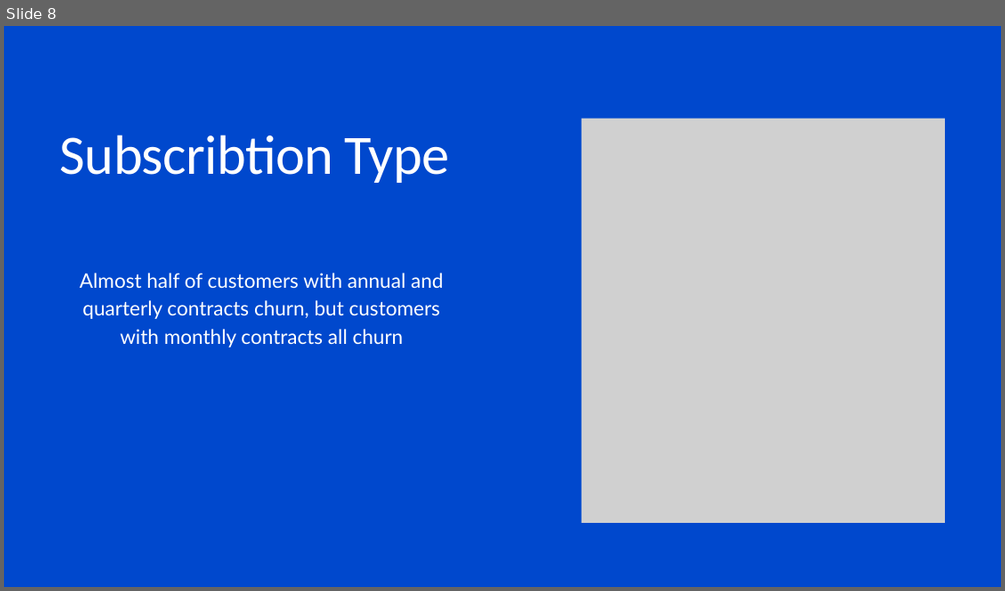
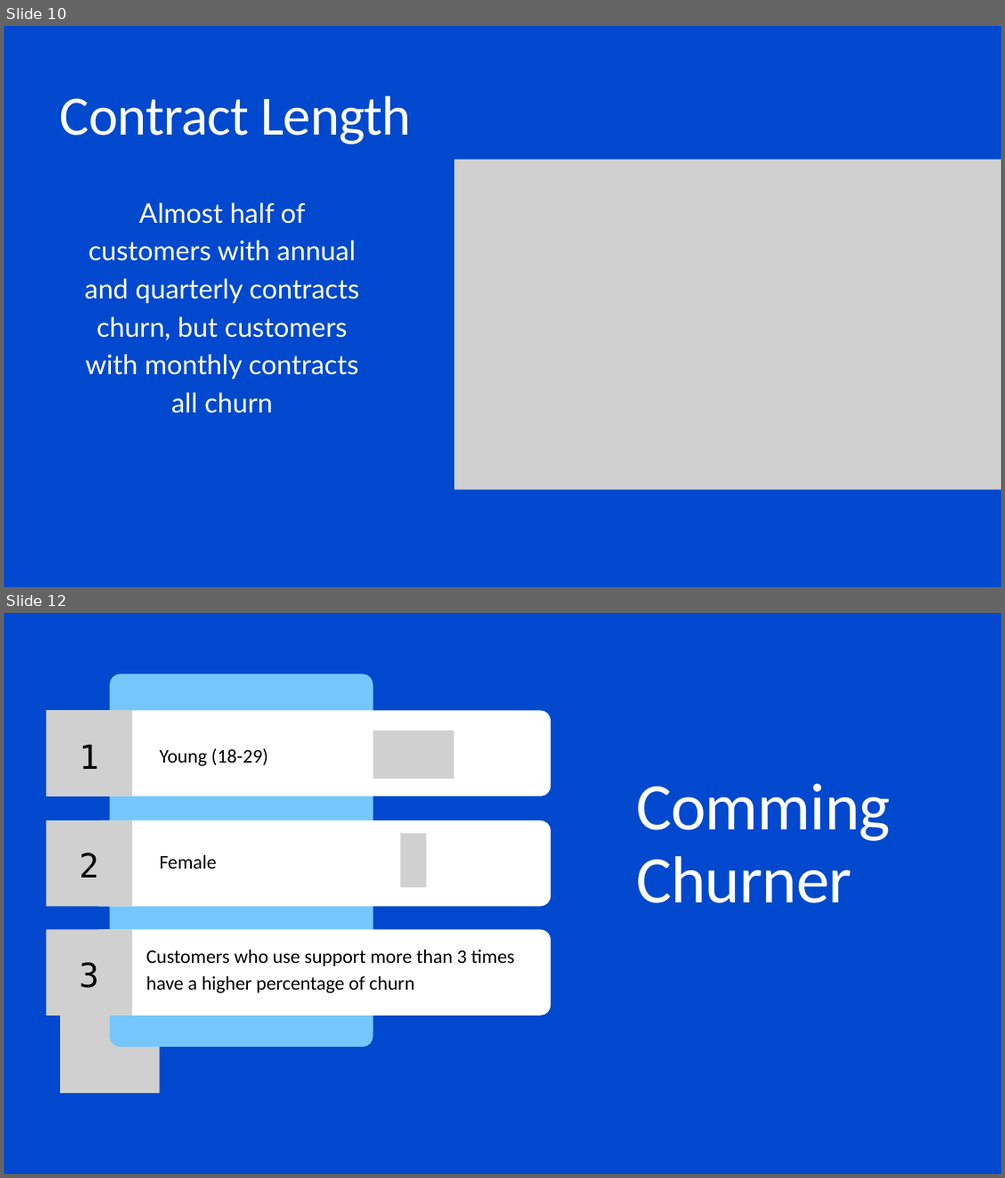
Before and after one commit to Mostafadars/Data-Analysis-DEPI, a slide deck: Customer Churn/Customer Churn Presentation.pptx. Shown one above the other, each under a label of ours: slide 8 before the commit, slides 10 and 12 after it; the slides between them are not shown. The pictures are 1005x591 and 1005x1178 pixels, drawn with LibreOffice and Linux fonts; fonts in the diff are those of the drawing; grey boxes stand for pictures. Boxes give left, top, right and bottom in pixels: in the first picture for what was removed or moved away, otherwise in the second. Text is boxed around its words. In the diff, an @@ line names an element or a change of style, - is before the commit and + after.

```diff
--- a/Customer Churn/Customer Churn Presentation.pptx
+++ b/Customer Churn/Customer Churn Presentation.pptx
@@ slide 12 added at [4,613,1001,1174], background #0048CD @@
@@ freeform shape added at [110,674,372,1046], fill #75C7FB @@
@@ picture added at [46,710,132,796] @@
@@ freeform shape added at [89,710,550,796], fill #FFFFFF @@
@@ text added at [79,744,98,769], 48 pt, text #000000 @@
+1
@@ picture added at [372,730,453,778] @@
@@ text added at [160,748,268,766], 28 pt, text #000000 @@
+Young (18-29)
@@ text added at [636,783,890,903], 96 pt, text #FFFFFF @@
+Comming Churner
@@ picture added at [46,820,132,907] @@
@@ freeform shape added at [89,820,550,906], fill #FFFFFF @@
@@ text added at [79,852,98,877], 48 pt, text #000000 @@
+2
@@ picture added at [400,834,426,888] @@
@@ text added at [160,855,217,868], 28 pt, text #000000 @@
+Female
@@ picture added at [46,929,132,1015] @@
@@ freeform shape added at [89,930,550,1015], fill #FFFFFF @@
@@ text added at [146,949,515,993], 28 pt, text #000000 @@
+Customers who use support more than 3 times have a higher percentage of churn
@@ text added at [79,962,98,988], 48 pt, text #000000 @@
+3
@@ picture added at [60,1000,159,1093] @@
@@ what was slide 8 is now slide 10 @@
@@ slide 10 changed as well @@
@@ text added at [60,95,411,144], 80.2 pt, text #FFFFFF @@
+Contract Length
@@ text removed at [60,135,450,183] @@
-Subscribtion Type
@@ picture: place and size @@
-picture at [581,119,945,523]
+picture at [454,160,1001,490]
@@ text "Almost half of customers with ...": place and size @@
-text "Almost half of customers with ..." at [80,273,443,347]
+text "Almost half of customers with ..." at [85,202,360,413]
@@ text "Almost half of customers with ..." at [85,202,360,413]: size 29 to 39.1 pt; line spacing 40.6pt to 54.7pt @@
```
Also in this commit, not shown: 7 other slides changed, 8 other slides added.
